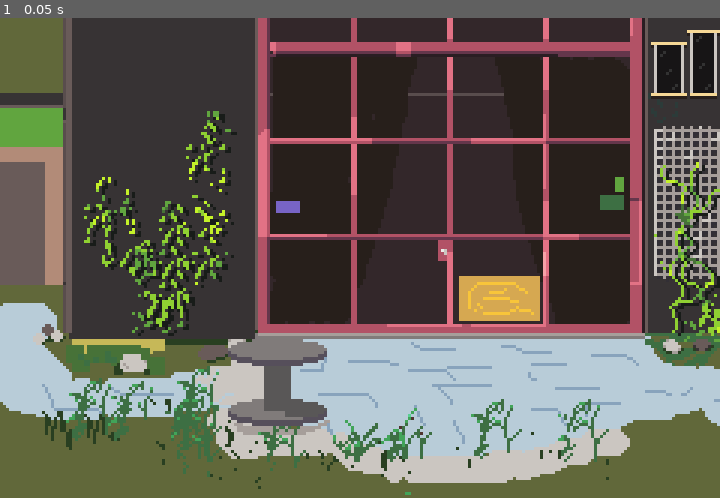
Above: before the commit, frame 1.
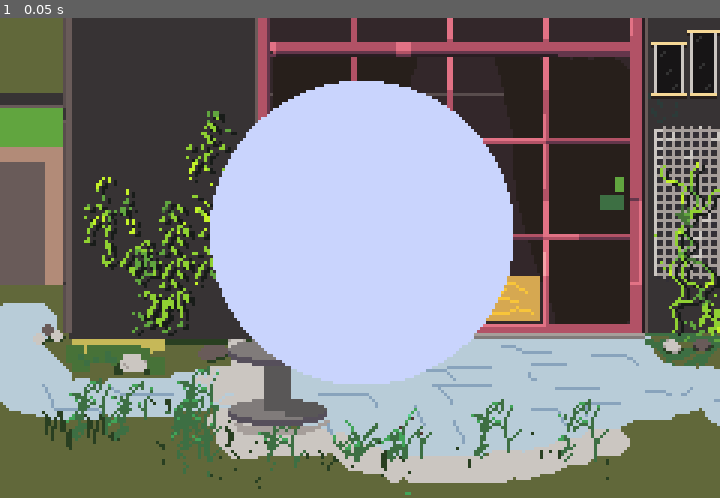
Above: after the commit, the same moment.

Repository: goudreinette/Reunited
Game: Godot game, scene res://start.tscn
Same seed, same stepped clock (60 frames per second), same inputs: the game is played once before the commit and once after it.
Inputs:
- Up to frame 1 (0.05 s): no input

The runs differ from the first frame. In frame 1, 21% of the frame differs, in the area x 29-72%, y 13-77%.

Commit message:
Circle to test sprite scaling

Diff:
--- a/project.godot
+++ b/project.godot
@@ -23,3 +23,7 @@
 window/size/window_height_override=1280
 window/stretch/mode="viewport"
 window/stretch/scale_mode="integer"
+
+[rendering]
+
+anti_aliasing/screen_space_roughness_limiter/enabled=false
--- a/start.tscn
+++ b/start.tscn
@@ -1,6 +1,11 @@
-[gd_scene load_steps=2 format=3 uid="uid://gkc2i8joicnh"]
+[gd_scene load_steps=4 format=3 uid="uid://gkc2i8joicnh"]
 
 [ext_resource type="Texture2D" uid="uid://edgjjkqemh5b" path="res://resolution-test.png" id="1_dbd6i"]
+[ext_resource type="Texture2D" uid="uid://bt07w1d7opbye" path="res://circle.png" id="2_jno5e"]
+
+[sub_resource type="ParticleProcessMaterial" id="ParticleProcessMaterial_hsgrh"]
+particle_flag_disable_z = true
+gravity = Vector3(0, 98, 0)
 
 [node name="Node2D" type="Node2D"]
 
@@ -8,3 +13,14 @@
 texture_filter = 1
 position = Vector2(120, 80)
 texture = ExtResource("1_dbd6i")
+
+[node name="GPUParticles2D" type="GPUParticles2D" parent="."]
+visible = false
+position = Vector2(124, 67)
+process_material = SubResource("ParticleProcessMaterial_hsgrh")
+
+[node name="Circle" type="Sprite2D" parent="."]
+texture_filter = 1
+position = Vector2(121, 72)
+scale = Vector2(0.0996094, 0.0996094)
+texture = ExtResource("2_jno5e")
Binary file added: circle.png
Not shown, added: circle.png.import
